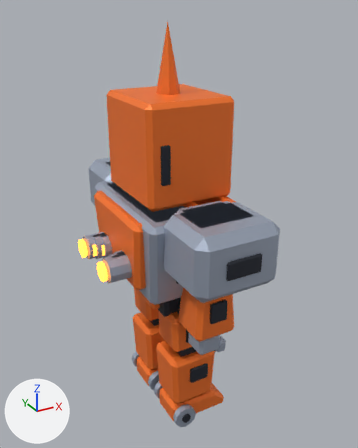
Two versions of the glTF model godot/assets/models/light.glb, one commit apart.
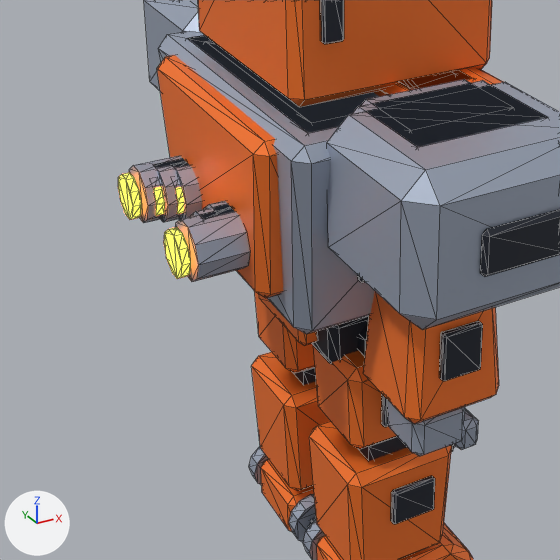
Each version is shown whole from a 50 mm camera at (-1.231, -2.354, 2.395) aimed at (0.05, -0.025, 1.231), then close up on the part from 8% to 72% of the width and 38% to 89% of the height. Lighting does not change. The marker at lower left points along +X, +Y and +Z. The last two pictures show the newer version. The close-ups show mesh edges as thin lines. Vertices at exactly the same position are counted once.

Before the edit, the objects in view are built like this:
```python
ob_chest_heavy = bpy.data.objects.new('Chest_heavy', me_chest_heavy)
ob_chest_heavy.location = (0.0, 0.0, 0.0)
ob_chest_light = bpy.data.objects.new('Chest_light', me_chest_light)
ob_chest_light.location = (0.0, 0.0, 0.0)
ob_chest_standard = bpy.data.objects.new('Chest_standard', me_chest_standard)
ob_chest_standard.location = (0.0, 0.0, 0.0)
ob_leg_r = bpy.data.objects.new('Leg_R', me_leg_r)
ob_leg_r.location = (0.0, -0.18, 0.8)
# also in view: 'Head' at (0.013, 0.0, 1.885); 'Leg_L' at (0.055, 0.18, 0.438); 'Hips' at (0.004, 0.0, 0.8); 'Forearm_R' at (0.01, -0.415, 0.875)
```
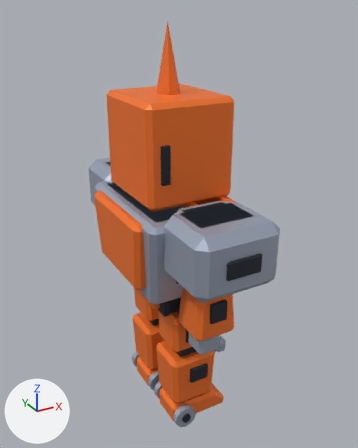
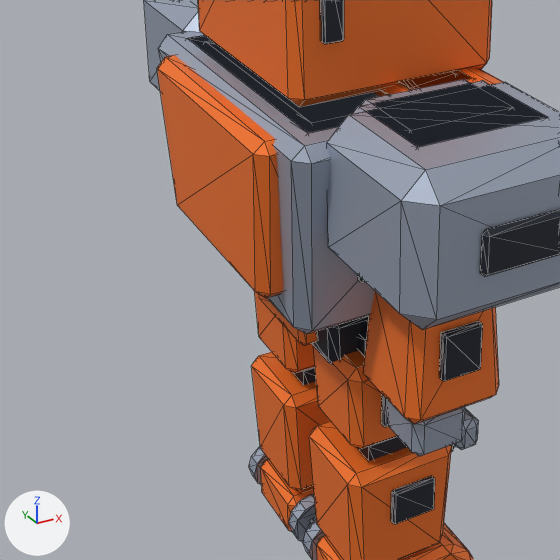
Changed parts and their boxes [x1, y1, x2, y2] in the close-ups (560 x 560 px):
'Chest_heavy', reshaped: before [118, 0, 560, 334]; after [144, 0, 560, 334]
'Chest_standard', reshaped (mostly hidden): before [153, 36, 547, 222]; after [187, 36, 547, 146]
'Chest_light', reshaped (mostly hidden): before [175, 41, 513, 220]; after [206, 41, 513, 130]
part 1 of me_chest_heavy, deleted: before [129, 155, 186, 223]
part 2 of me_chest_heavy, deleted: before [118, 173, 142, 220]
part 3 of me_chest_heavy, deleted: before [176, 207, 250, 282]
part 4 of me_chest_heavy, deleted: before [164, 227, 191, 279]
part 5 of me_chest_light, deleted: before [175, 163, 202, 220]
part 6 of me_chest_light, deleted (mostly hidden): before [175, 187, 184, 214]
part 7 of me_chest_light, deleted (mostly hidden): before [204, 201, 231, 211]
part 8 of me_chest_standard, deleted: before [154, 159, 188, 222]
part 9 of me_chest_standard, deleted: before [153, 186, 165, 216]
part 10 of me_chest_standard, deleted: before [190, 204, 235, 219]

The change in detail:
me_chest_heavy is used by ob_chest_heavy; location (0.0, 0.0, 0.0).
me_chest_heavy had 412 vertices, 752 faces and spanned x -0.49..0.38, y -0.75..0.75, z 0.84..1.52.
me_chest_heavy now has 332 vertices, 608 faces and spans x -0.35..0.38, y -0.75..0.75, z 0.84..1.52.
me_chest_heavy part 1: the loose piece of 20 vertices spanning x -0.46..-0.34, y 0.09..0.23, z 1.05..1.19 is deleted.
me_chest_heavy part 2: the loose piece of 20 vertices spanning x -0.49..-0.47, y 0.1..0.21, z 1.07..1.17 is deleted.
me_chest_heavy part 3: the loose piece of 20 vertices spanning x -0.46..-0.34, y -0.23..-0.09, z 1.05..1.19 is deleted.
me_chest_heavy part 4: the loose piece of 20 vertices spanning x -0.49..-0.47, y -0.21..-0.1, z 1.07..1.17 is deleted.
me_chest_heavy no longer uses material mat_boost (orange #ff9739, glowing orange #ff9739).
me_chest_light is used by ob_chest_light; location (0.0, 0.0, 0.0).
me_chest_light had 412 vertices, 752 faces and spanned x -0.395..0.315, y -0.585..0.585, z 0.84..1.52.
me_chest_light now has 332 vertices, 608 faces and spans x -0.279..0.315, y -0.585..0.585, z 0.84..1.52.
me_chest_light part 5: the loose piece of 20 vertices spanning x -0.38..-0.26, y 0.05..0.19, z 1.053..1.187 is deleted.
me_chest_light part 6: the loose piece of 20 vertices spanning x -0.395..-0.375, y 0.065..0.175, z 1.068..1.172 is deleted.
me_chest_light part 7: the loose piece of 20 vertices spanning x -0.38..-0.26, y -0.19..-0.05, z 1.053..1.187 is deleted.
Other edits to the shape of me_chest_light do not show in these pictures.
me_chest_light no longer uses material mat_boost (orange #ff9739, glowing orange #ff9739).
me_chest_standard is used by ob_chest_standard; location (0.0, 0.0, 0.0).
me_chest_standard had 412 vertices, 752 faces and spanned x -0.441..0.348, y -0.66..0.66, z 0.84..1.52.
me_chest_standard now has 332 vertices, 608 faces and spans x -0.313..0.348, y -0.66..0.66, z 0.84..1.52.
me_chest_standard part 8: the loose piece of 20 vertices spanning x -0.418..-0.298, y 0.067..0.207, z 1.053..1.187 is deleted.
me_chest_standard part 9: the loose piece of 20 vertices spanning x -0.441..-0.421, y 0.082..0.192, z 1.068..1.172 is deleted.
me_chest_standard part 10: the loose piece of 20 vertices spanning x -0.418..-0.298, y -0.207..-0.067, z 1.053..1.187 is deleted.
Other edits to the shape of me_chest_standard do not show in these pictures.
me_chest_standard no longer uses material mat_boost (orange #ff9739, glowing orange #ff9739).
